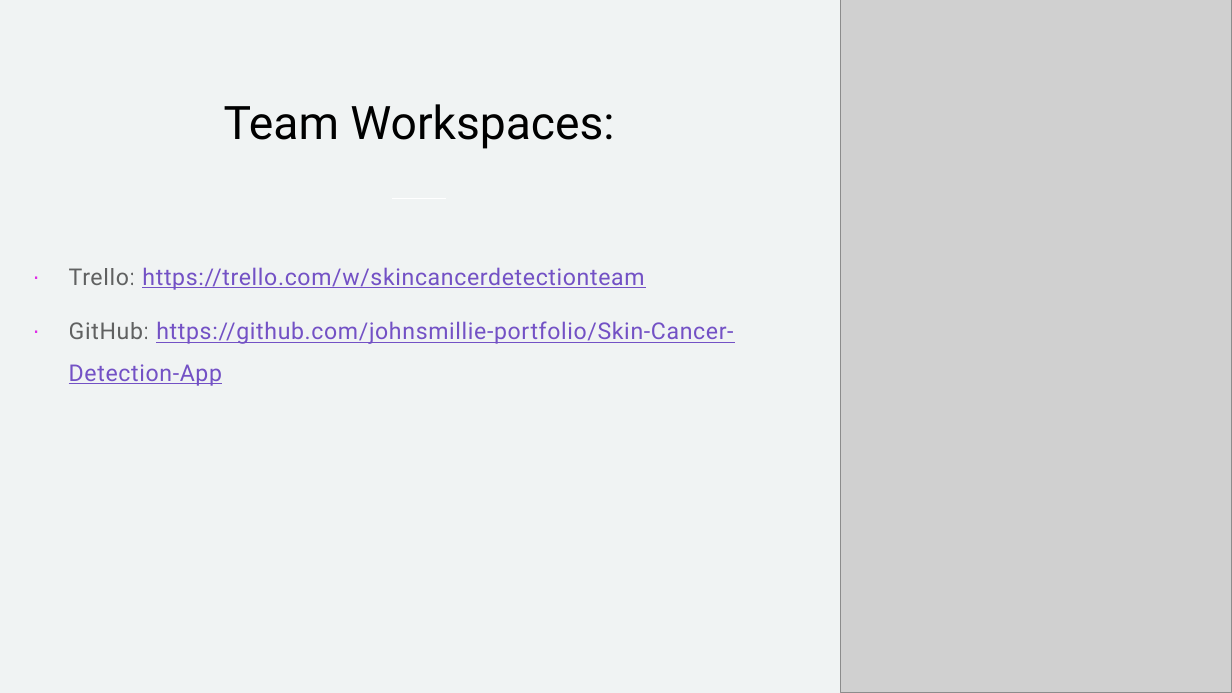
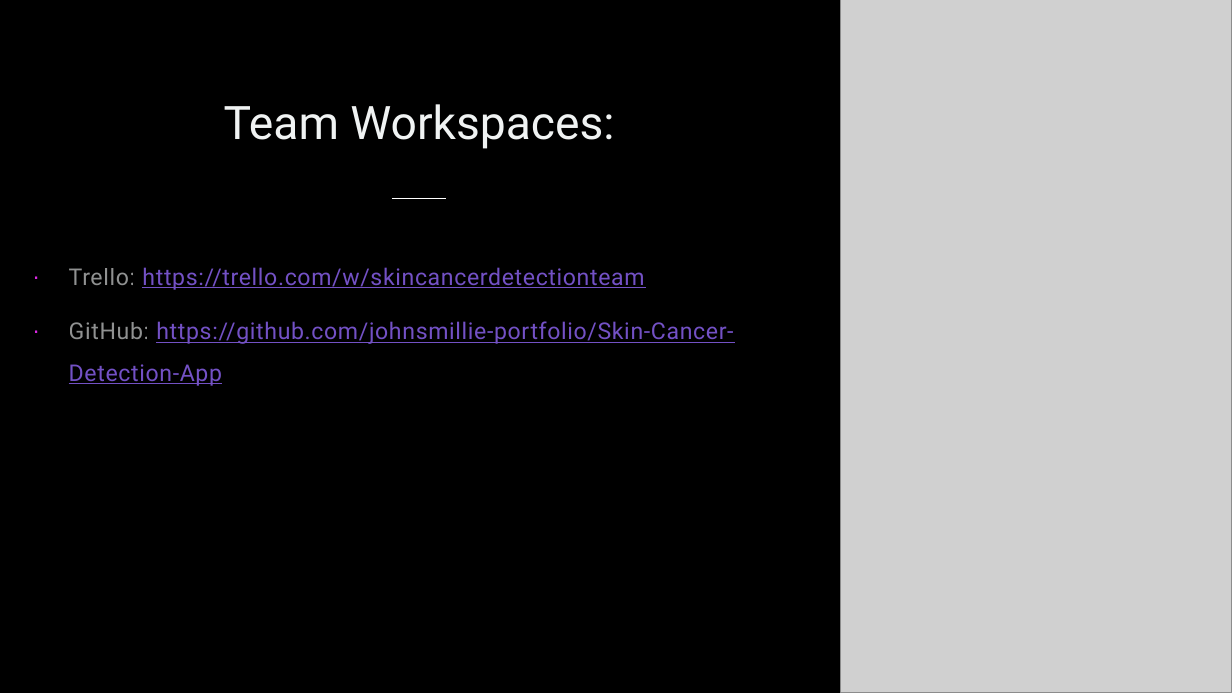
Before and after one commit to Yash-Gangani/Skin-Cancer-Detection-App, a slide deck: slide 2 of project-docs/Sprint-1-Presentation.pptx. Drawn at 1232x693 pixels with LibreOffice and Linux fonts; fonts in the diff are those of the drawing; grey boxes stand for pictures. Boxes give left, top, right and bottom in pixels: in the first picture for what was removed or moved away, otherwise in the second. Text is boxed around its words. In the diff, an @@ line names an element or a change of style, - is before the commit and + after.

```diff
--- a/project-docs/Sprint-1-Presentation.pptx
+++ b/project-docs/Sprint-1-Presentation.pptx
@@ background #F0F3F3 to #000000 @@
@@ title "Team Workspaces:" at (224, 104, 614, 149): text colour #000000 to #F0F3F3 @@
@@ text "Trello: https://trello.com/w/skincancerdetectionteam" at (69, 267, 733, 386): text colour #000000 at 60% opacity to #F0F3F3 at 60% opacity in "Trello:", "GitHub:" @@
```
Also in this commit, not shown: 4 other slides changed, 1 slide added, 1 slide removed.
